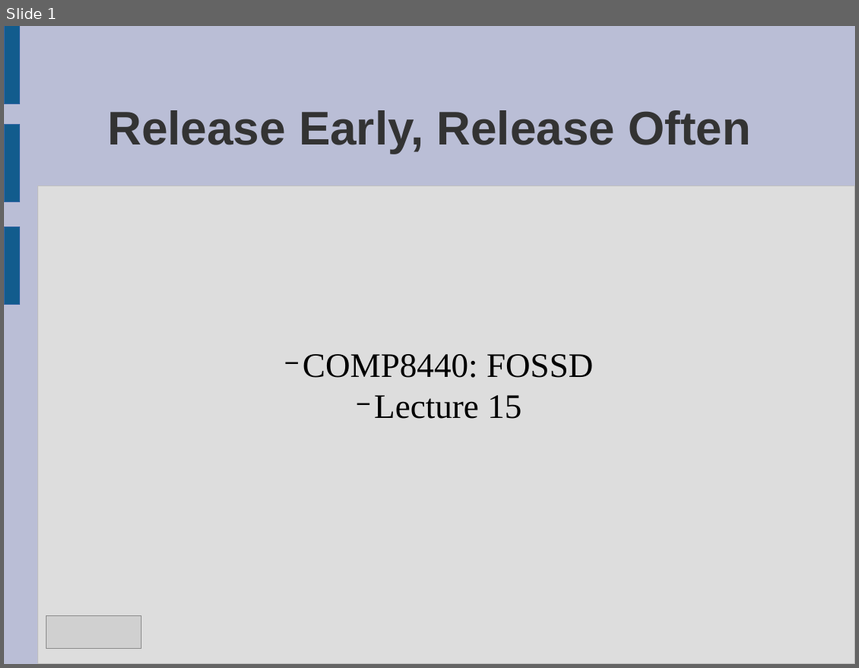
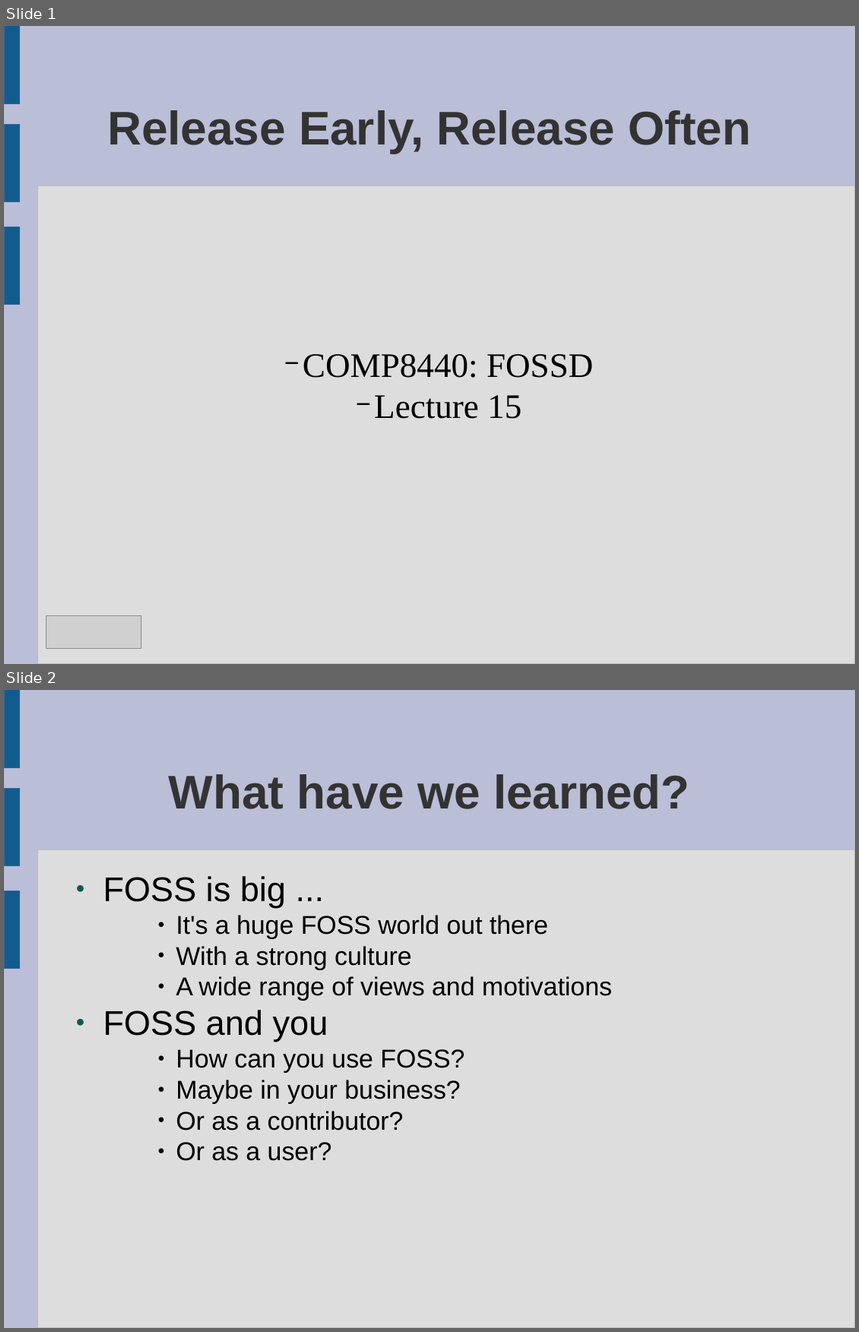
Before and after one commit to laurencesmart/comp8440, a slide deck: lectures/release_early.odp. Shown one above the other, each under a label of ours: slide 1 before the commit, slides 1 and 2 after it. The pictures are 859x668 and 859x1332 pixels, drawn with LibreOffice and Linux fonts; fonts in the diff are those of the drawing; grey boxes stand for pictures. Boxes give left, top, right and bottom in pixels: in the first picture for what was removed or moved away, otherwise in the second. Text is boxed around its words. In the diff, an @@ line names an element or a change of style, - is before the commit and + after.

```diff
--- a/lectures/release_early.odp
+++ b/lectures/release_early.odp
@@ slide 2 added at (4,690,855,1328), background #BABED6; not listed: 4 template elements that a slide beside it also shows @@
@@ title added at (169,774,690,809), 44 pt, text #333333, bold @@
+What have we learned?
@@ text added at (103,876,612,1161), 24 pt, text #000000 @@
+● FOSS is big ...
+    ● It's a huge FOSS world out there
+    ● With a strong culture
+    ● A wide range of views and motivations
+● FOSS and you
+    ● How can you use FOSS?
+    ● Maybe in your business?
+    ● Or as a contributor?
+    ● Or as a user?
```
Also in this commit, not shown: 3 other slides added.
